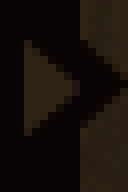
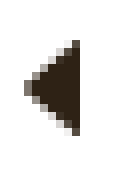
Two versions of the same layered image (128px x 192px). Layer-by-layer changes:
painted on "Vector Smart Object" over (x1=24, y1=40, x2=80, y2=136)
hid "Layer 2" over (x1=8, y1=0, x2=128, y2=192)
hid "Layer 1" over (x1=0, y1=0, x2=128, y2=192)
hid "Background" over (x1=0, y1=0, x2=128, y2=192)
